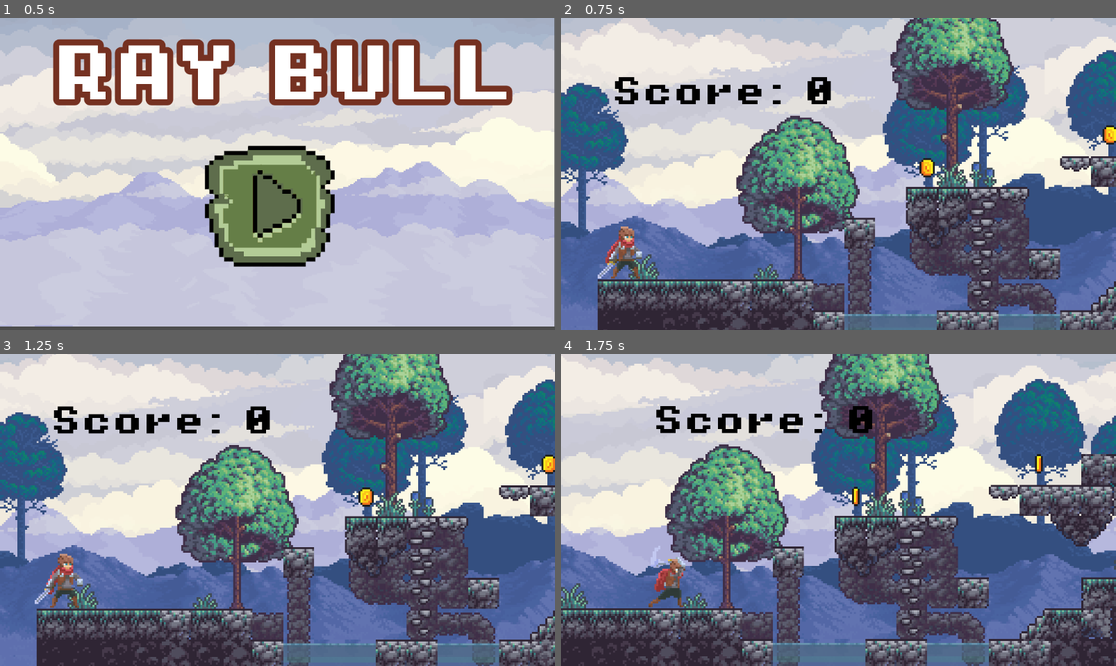
Above: before the commit, frames 1-4 (two rows, left to right).
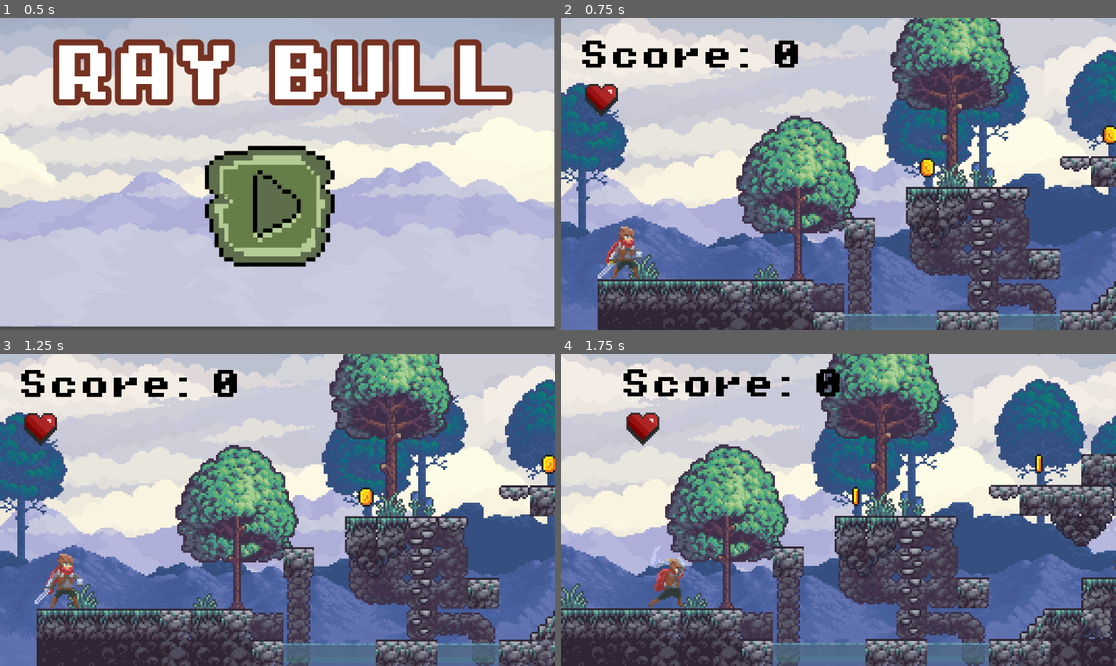
Above: after the commit, the same moments.

Repository: camilabocangel/raybull_final_project
Game: Godot game, scene res://scenes/main_menu.tscn
Same seed, same stepped clock (60 frames per second), same inputs: the game is played once before the commit and once after it.
Inputs (mouse positions are in pixels of both pictures, inside the frame that each line leads up to):
- Up to frame 1 (0.5 s): no input
- Up to frame 2 (0.75 s): click (832, 205) at 0.5 s
- Up to frame 3 (1.25 s): no input
- Up to frame 4 (1.75 s): move the mouse to (960, 494) at 1.27 s; hold D (move_right) from 1.28 s (still down); hold 1 (attack1) from 1.28 s (still down); tap W (jump) at 1.52 s

Frame 1 is identical in both runs. In frame 2, 2.9% of the frame differs, in the area x 3-49%, y 7-32%; in frame 3, 2.9%; in frame 4, 2.9%.

Commit message:
pinky ya puede atacar

Diff:
--- a/scenes/game.tscn
+++ b/scenes/game.tscn
@@ -14,6 +14,7 @@
 [ext_resource type="PackedScene" uid="uid://coyi5e3kbvrbc" path="res://scenes/player.tscn" id="9_1kice"]
 [ext_resource type="PackedScene" uid="uid://pb1m2jul5ssu" path="res://scenes/killzone.tscn" id="10_5newe"]
 [ext_resource type="PackedScene" uid="uid://ryk4viggblgg" path="res://scenes/coin.tscn" id="11_37s47"]
+[ext_resource type="PackedScene" uid="uid://dxefjkewcvavr" path="res://scenes/heart.tscn" id="13_ca42v"]
 [ext_resource type="PackedScene" uid="uid://bih3swuvb041h" path="res://scenes/pinky_pie.tscn" id="14_1kice"]
 
 [sub_resource type="TileSetAtlasSource" id="TileSetAtlasSource_trtic"]
@@ -626,14 +627,17 @@
 position_smoothing_enabled = true
 
 [node name="ScoreLabel" type="Label" parent="Player"]
-offset_left = -8.0
-offset_top = -105.0
-offset_right = 151.0
-offset_bottom = -86.0
+offset_left = -25.0
+offset_top = -124.0
+offset_right = 134.0
+offset_bottom = -105.0
 theme_override_colors/font_color = Color(0, 0, 0, 1)
 theme_override_fonts/font = ExtResource("2_trtic")
-text = "Score: x"
+text = "Score: 0"
 autowrap_mode = 2
+
+[node name="Life" parent="Player" instance=ExtResource("13_ca42v")]
+position = Vector2(-13, -93)
 
 [node name="Killzone" parent="." instance=ExtResource("10_5newe")]
 position = Vector2(-105, 181)
--- /dev/null
+++ b/scenes/heart.tscn
@@ -0,0 +1,51 @@
+[gd_scene load_steps=8 format=3 uid="uid://dxefjkewcvavr"]
+
+[ext_resource type="Texture2D" uid="uid://q04n8037nyxh" path="res://assets/Hearts/PNG/animated/border/heart_animated_2.png" id="1_v30as"]
+
+[sub_resource type="AtlasTexture" id="AtlasTexture_ycbwg"]
+atlas = ExtResource("1_v30as")
+region = Rect2(0, 0, 17, 17)
+
+[sub_resource type="AtlasTexture" id="AtlasTexture_krgnv"]
+atlas = ExtResource("1_v30as")
+region = Rect2(17, 0, 17, 17)
+
+[sub_resource type="AtlasTexture" id="AtlasTexture_txm48"]
+atlas = ExtResource("1_v30as")
+region = Rect2(34, 0, 17, 17)
+
+[sub_resource type="AtlasTexture" id="AtlasTexture_8nnyc"]
+atlas = ExtResource("1_v30as")
+region = Rect2(51, 0, 17, 17)
+
+[sub_resource type="AtlasTexture" id="AtlasTexture_4mtg8"]
+atlas = ExtResource("1_v30as")
+region = Rect2(68, 0, 17, 17)
+
+[sub_resource type="SpriteFrames" id="SpriteFrames_u10h0"]
+animations = [{
+"frames": [{
+"duration": 1.0,
+"texture": SubResource("AtlasTexture_ycbwg")
+}, {
+"duration": 1.0,
+"texture": SubResource("AtlasTexture_krgnv")
+}, {
+"duration": 1.0,
+"texture": SubResource("AtlasTexture_txm48")
+}, {
+"duration": 1.0,
+"texture": SubResource("AtlasTexture_8nnyc")
+}, {
+"duration": 1.0,
+"texture": SubResource("AtlasTexture_4mtg8")
+}],
+"loop": false,
+"name": &"default",
+"speed": 5.0
+}]
+
+[node name="Life" type="Node2D"]
+
+[node name="Hearts" type="AnimatedSprite2D" parent="."]
+sprite_frames = SubResource("SpriteFrames_u10h0")
--- a/scenes/pinky_pie.tscn
+++ b/scenes/pinky_pie.tscn
@@ -9,6 +9,7 @@
 [ext_resource type="AudioStream" uid="uid://dipbncbwdwf50" path="res://assets/sounds/3pops/pop1.ogg" id="8_ljjl1"]
 [ext_resource type="PackedScene" uid="uid://b83buy4rek060" path="res://scenes/hurt_box.tscn" id="8_wfw7i"]
 [ext_resource type="AudioStream" uid="uid://tcvphm0mircr" path="res://assets/sounds/angry_monstruito.mp3" id="9_ljjl1"]
+[ext_resource type="AudioStream" uid="uid://jwaq3r2lh271" path="res://assets/sounds/huh.mp3" id="10_g5kgq"]
 
 [sub_resource type="AtlasTexture" id="AtlasTexture_k0vat"]
 atlas = ExtResource("2_ya2qf")
@@ -257,7 +258,7 @@
 height = 144.004
 
 [sub_resource type="CircleShape2D" id="CircleShape2D_ya2qf"]
-radius = 4.0
+radius = 3.0
 
 [node name="PinkyPie" type="CharacterBody2D"]
 collision_layer = 4
@@ -266,11 +267,12 @@
 [node name="AnimatedSprite2D" type="AnimatedSprite2D" parent="."]
 scale = Vector2(0.5, 0.5)
 sprite_frames = SubResource("SpriteFrames_wfw7i")
-animation = &"run"
+animation = &"attack"
 autoplay = "walk"
+frame = 5
+frame_progress = 1.0
 
 [node name="CollisionShape2D" type="CollisionShape2D" parent="."]
-visible = false
 position = Vector2(0, 2)
 shape = SubResource("CapsuleShape2D_ljjl1")
 
@@ -294,7 +296,6 @@
 debug_color = Color(0.682096, 0.811683, 0.791484, 0.42)
 
 [node name="HurtBox" parent="." instance=ExtResource("8_wfw7i")]
-visible = false
 position = Vector2(0, 2)
 collision_layer = 64
 collision_mask = 8
@@ -304,19 +305,18 @@
 scale = Vector2(1, 1.6)
 
 [node name="Marker2D" type="Marker2D" parent="."]
-visible = false
 
 [node name="HitBox" type="Area2D" parent="Marker2D"]
 collision_layer = 32
 collision_mask = 0
 
 [node name="CollisionShapeRight" type="CollisionShape2D" parent="Marker2D/HitBox"]
-position = Vector2(8, 2)
+position = Vector2(4, 2)
 shape = SubResource("CircleShape2D_ya2qf")
 debug_color = Color(0, 0.647059, 0.215686, 0.419608)
 
 [node name="CollisionShapeLeft" type="CollisionShape2D" parent="Marker2D/HitBox"]
-position = Vector2(-10, 2)
+position = Vector2(-5, 2)
 shape = SubResource("CircleShape2D_ya2qf")
 debug_color = Color(0, 0.647059, 0.215686, 0.419608)
 
@@ -328,11 +328,18 @@
 [node name="GrowlSound" type="AudioStreamPlayer2D" parent="."]
 stream = ExtResource("9_ljjl1")
 volume_db = 20.0
+
+[node name="HuhSound" type="AudioStreamPlayer2D" parent="."]
+stream = ExtResource("10_g5kgq")
+volume_db = 20.0
+
+[node name="HuhTimer" type="Timer" parent="."]
 
 [connection signal="animation_finished" from="AnimatedSprite2D" to="." method="_on_animated_sprite_2d_animation_finished"]
 [connection signal="frame_changed" from="AnimatedSprite2D" to="." method="_on_animated_sprite_2d_frame_changed"]
 [connection signal="area_entered" from="DetectionArea" to="." method="_on_detection_area_area_entered"]
 [connection signal="area_exited" from="DetectionArea" to="." method="_on_detection_area_area_exited"]
 [connection signal="area_entered" from="HurtBox" to="." method="_on_hurt_box_area_entered"]
+[connection signal="area_entered" from="Marker2D/HitBox" to="." method="_on_hit_box_area_entered"]
 
 [editable path="HurtBox"]
--- a/scenes/player.tscn
+++ b/scenes/player.tscn
@@ -495,5 +495,6 @@
 [connection signal="animation_finished" from="AnimatedSprite2D" to="." method="_on_animated_sprite_2d_animation_finished"]
 [connection signal="frame_changed" from="AnimatedSprite2D" to="." method="_on_animated_sprite_2d_frame_changed"]
 [connection signal="timeout" from="SlideTimer" to="." method="_on_slide_timer_timeout"]
+[connection signal="area_entered" from="HurtBox" to="." method="_on_hurt_box_area_entered"]
 
 [editable path="HurtBox"]
--- a/scenes/whitey.tscn
+++ b/scenes/whitey.tscn
@@ -103,6 +103,8 @@
 [node name="Whitey" type="CharacterBody2D"]
 
 [node name="AnimatedSprite2D" type="AnimatedSprite2D" parent="."]
+position = Vector2(5, 9)
+scale = Vector2(0.5, 0.5)
 sprite_frames = SubResource("SpriteFrames_hyomv")
 animation = &"new_animation"
 frame_progress = 0.824098
--- a/scripts/pinky_pie.gd
+++ b/scripts/pinky_pie.gd
@@ -18,9 +18,11 @@
 @onready var collision_shape_left: CollisionShape2D = $Marker2D/HitBox/CollisionShapeLeft
 @onready var death_sound: AudioStreamPlayer2D = $DeathSound
 @onready var growl_sound: AudioStreamPlayer2D = $GrowlSound
+@onready var huh_sound: AudioStreamPlayer2D = $HuhSound
+@onready var huh_timer: Timer = $HuhTimer
+@onready var detection_area: Area2D = $DetectionArea
 
 
-@onready var detection_area: Area2D = $DetectionArea
 
 func _ready() -> void:
 	target = global_position
@@ -80,7 +82,7 @@
 		deathSignal.emit()
 
 func _on_detection_area_area_entered(area: Area2D) -> void:
-	growl_sound.play()
+	huh_sound.play()
 	player_detected = true
 	animated_sprite.play("run")
 
--- a/scripts/player.gd
+++ b/scripts/player.gd
@@ -106,9 +106,7 @@
 		collision_shape_left.disabled = true
 		is_attacking = false
 
-func _on_hurt_box_area_entered(area: Area2D) -> void:
-	hp -= 10
-	print("OUCH (Player)")
+
 
 func _process(delta: float) -> void:
 	if hp <= 0:
@@ -118,3 +116,10 @@
 func reduce_hp(damage: int):
 	hp -= damage
 	print("PLayer HP: " + str(hp))
+
+
+func _on_hurt_box_area_entered(area: Area2D) -> void:
+	reduce_hp(5)
+	print("OUCHHHHHHHH (player)")
+	if hp <= 0 and animated_sprite.animation != "death":
+		animated_sprite.play("death")
Not shown: 1 places in scenes/game.tscn that only renumber resources
Not shown: 1 places in scenes/pinky_pie.tscn that only renumber resources
